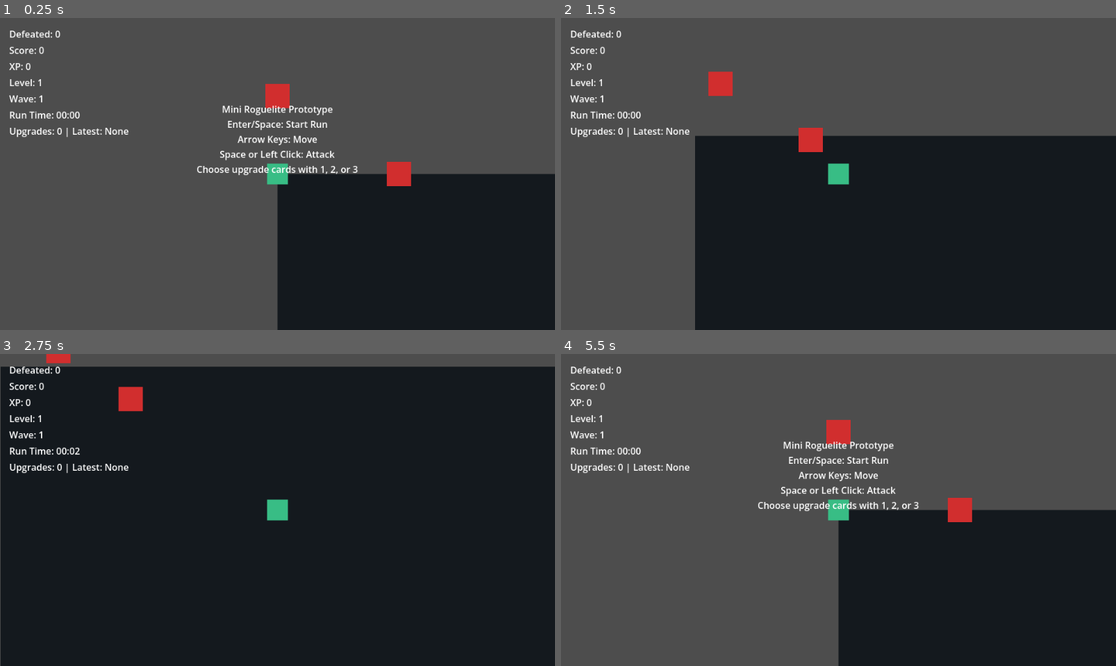
Above: before the commit, frames 1-4 (two rows, left to right).
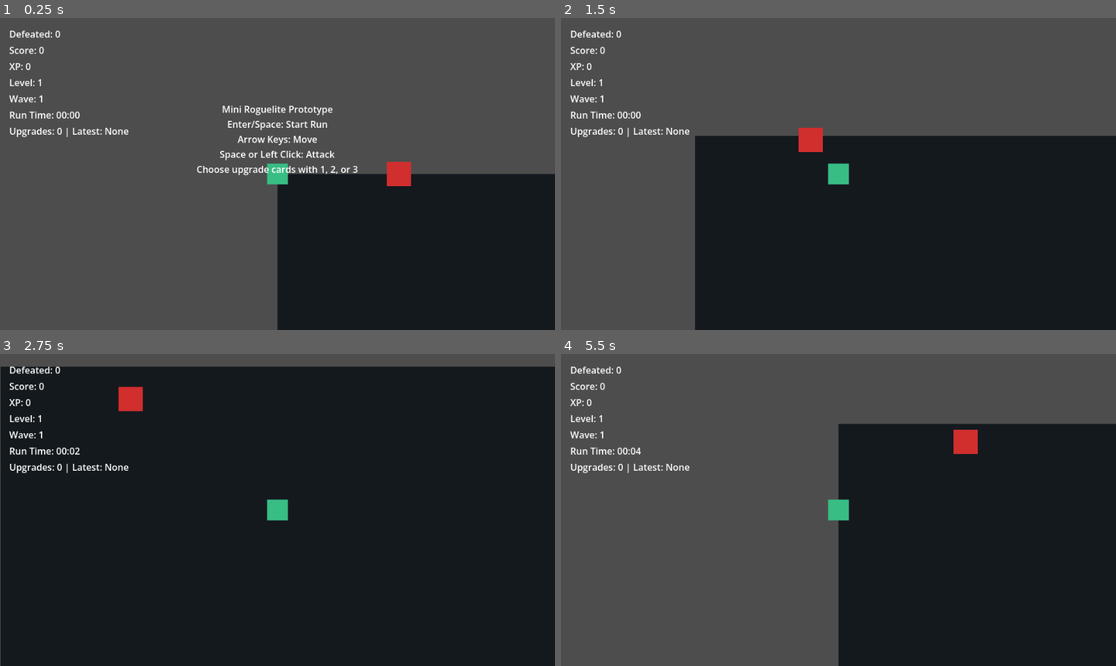
Above: after the commit, the same moments.

Repository: djlasher/Multi-Agent-Volume-1-RPG
Game: Godot game, scene res://scenes/main.tscn
Same seed, same stepped clock (60 frames per second), same inputs: the game is played once before the commit and once after it.
Inputs (mouse positions are in pixels of both pictures, inside the frame that each line leads up to):
- Up to frame 1 (0.25 s): no input
- Up to frame 2 (1.5 s): tap Enter at 0.5, 0.6 s; move the mouse to (960, 158) at 0.52 s; hold Right (ui_right) 0.53-1.28 s; click (960, 158) at 0.67 s; tap Space at 0.77 s; move the mouse to (727, 189) at 1.27 s; hold Down (ui_down) from 1.28 s (still down); tap R at 1.35 s
- Up to frame 3 (2.75 s): tap Space at 1.52 s; move the mouse to (333, 441) at 2.02 s; release Down (ui_down) at 2.03 s; hold Right (ui_right) from 2.03 s (still down); tap 1 at 2.1 s
- Up to frame 4 (5.5 s): move the mouse to (810, 572) at 2.77 s; release Right (ui_right) at 2.78 s; hold Up (ui_up) 2.78-3.53 s; tap 2 at 2.85 s; click (810, 572) at 2.92 s; tap Space at 3.02, 3.77, 4.52 s; move the mouse to (1005, 556) at 3.52 s; hold Left (ui_left) 3.53-5.03 s; tap 3 at 3.6 s; move the mouse to (672, 463) at 4.27 s; tap Enter at 4.35 s; tap R at 5, 5.1 s; move the mouse to (866, 510) at 5.02 s; hold Down (ui_down) from 5.03 s (still down); click (866, 510) at 5.17 s

The runs differ from the first frame. In frame 1, 0.3% of the frame differs, in the area x 47-53%, y 21-29%; in frame 2, 0.4%; in frame 3, 0.1%; in frame 4, 15%, in the area x 13-100%, y 21-54%.

Commit message:
Tune early balance and debug testing

Diff:
--- a/scenes/main.tscn
+++ b/scenes/main.tscn
@@ -6,6 +6,11 @@
 
 [node name="Main" type="Node2D"]
 script=ExtResource("1_main_script")
+enemy_respawn_delay=1.5
+base_enemy_count=1
+max_enemy_count=5
+rusher_enemy_unlock_time=32.0
+rusher_enemy_spawn_chance=0.45
 
 [node name="Arena" type="ColorRect" parent="."]
 offset_left=-480.0
--- a/scripts/main.gd
+++ b/scripts/main.gd
@@ -6,7 +6,7 @@
 
 enum GameState { START, PLAYING, GAME_OVER }
 
-@export var enemy_respawn_delay: float = 1.25
+@export var enemy_respawn_delay: float = 1.5
 @export var xp_to_level: int = 3
 @export var timed_upgrade_interval: float = 25.0
 @export var speed_upgrade_amount: float = 25.0
@@ -15,10 +15,12 @@
 @export var max_health_upgrade_amount: int = 1
 @export var pickup_radius_upgrade_amount: float = 18.0
 @export var enemies_per_wave: int = 3
-@export var base_enemy_count: int = 2
-@export var max_enemy_count: int = 6
-@export var rusher_enemy_unlock_time: float = 35.0
-@export var rusher_enemy_spawn_chance: float = 0.35
+@export var base_enemy_count: int = 1
+@export var max_enemy_count: int = 5
+@export var rusher_enemy_unlock_time: float = 32.0
+@export var rusher_enemy_spawn_chance: float = 0.45
+@export var starting_player_health: int = 5
+@export var debug_enable_rusher_time_skip: bool = false
 
 var enemies_defeated: int = 0
 var xp: int = 0
@@ -52,6 +54,7 @@
 func _ready() -> void:
 	process_mode = Node.PROCESS_MODE_ALWAYS
 	randomize()
+	_apply_starting_player_health()
 	_update_defeated_count()
 	_update_score()
 	_update_xp_count()
@@ -113,6 +116,10 @@
 			get_tree().reload_current_scene()
 		return
 
+	if game_state == GameState.PLAYING and not choosing_upgrade and event.keycode == KEY_F6:
+		_debug_skip_near_rusher_unlock()
+		return
+
 	if not choosing_upgrade:
 		return
 
@@ -162,6 +169,19 @@
 	var pickup := XP_PICKUP_SCENE.instantiate()
 	pickup.position = spawn_position
 	add_child(pickup)
+
+func _apply_starting_player_health() -> void:
+	player.max_health = starting_player_health
+	player.health = starting_player_health
+
+func _debug_skip_near_rusher_unlock() -> void:
+	if not debug_enable_rusher_time_skip:
+		return
+
+	elapsed_time = max(elapsed_time, max(0.0, rusher_enemy_unlock_time - 1.0))
+	next_timed_upgrade_at = max(next_timed_upgrade_at, elapsed_time + 5.0)
+	_update_time()
+	print("Debug: skipped run timer near rusher unlock.")
 
 func player_game_over() -> void:
 	if run_over:
Not shown, changed: DEVELOPMENT_LOG.md
Not shown, changed: docs/DEVLOG.md
Not shown, changed: docs/RUNNING_LOCALLY.md
